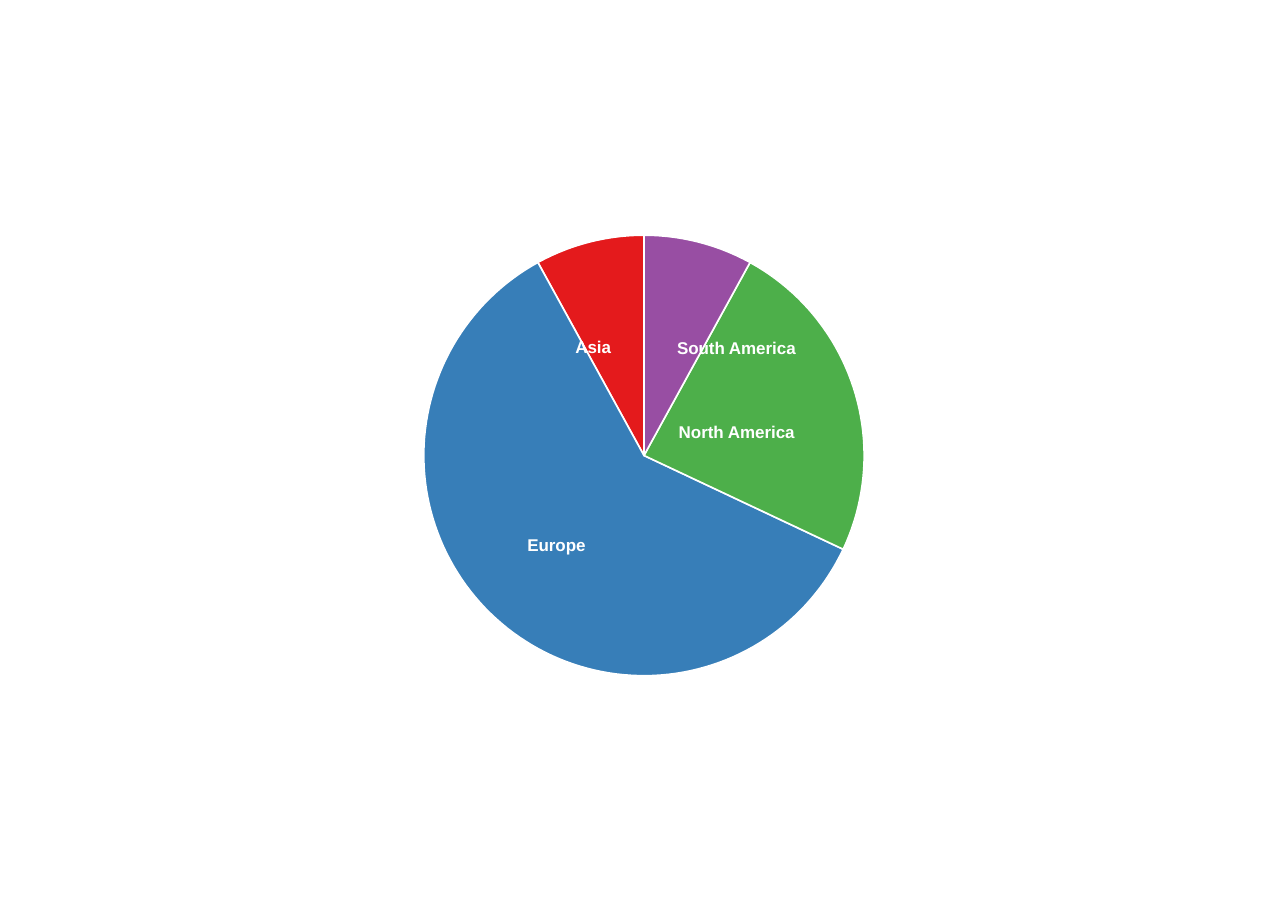
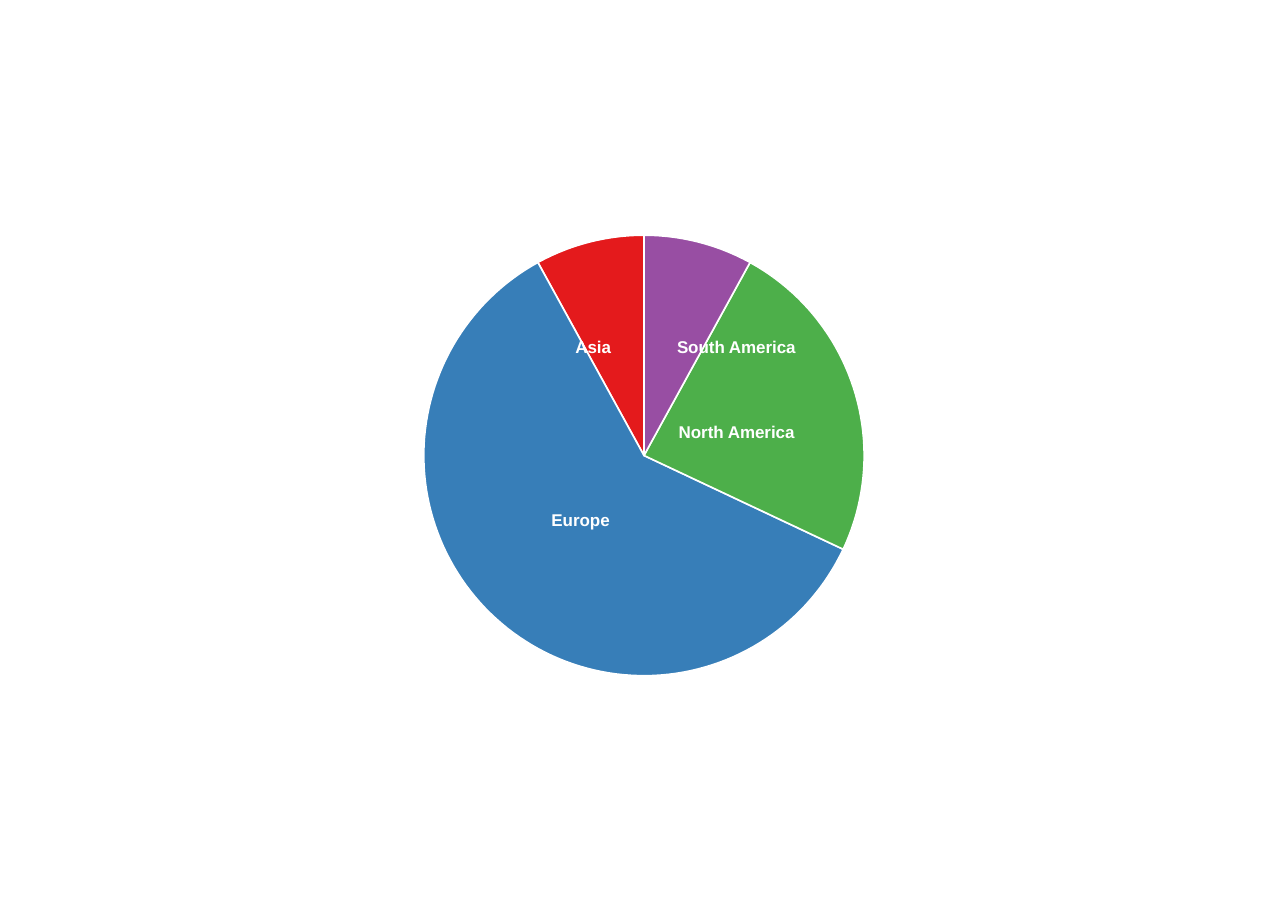
Before and after one commit to gaospecial/probiotics, a slide deck: slide 1 of _book/plot/global-organization-country-1.pptx. Drawn at 1288x911 pixels with LibreOffice and Linux fonts; fonts in the diff are those of the drawing. Boxes give left, top, right and bottom in pixels: in the first picture for what was removed or moved away, otherwise in the second. Text is boxed around its words. In the diff, an @@ line names an element or a change of style, - is before the commit and + after.

```diff
--- a/_book/plot/global-organization-country-1.pptx
+++ b/_book/plot/global-organization-country-1.pptx
@@ text "Europe": place and size @@
-text "Europe" at (527,539,585,555)
+text "Europe" at (551,514,609,530)
```
Also in this commit, not shown: 56 other files.
